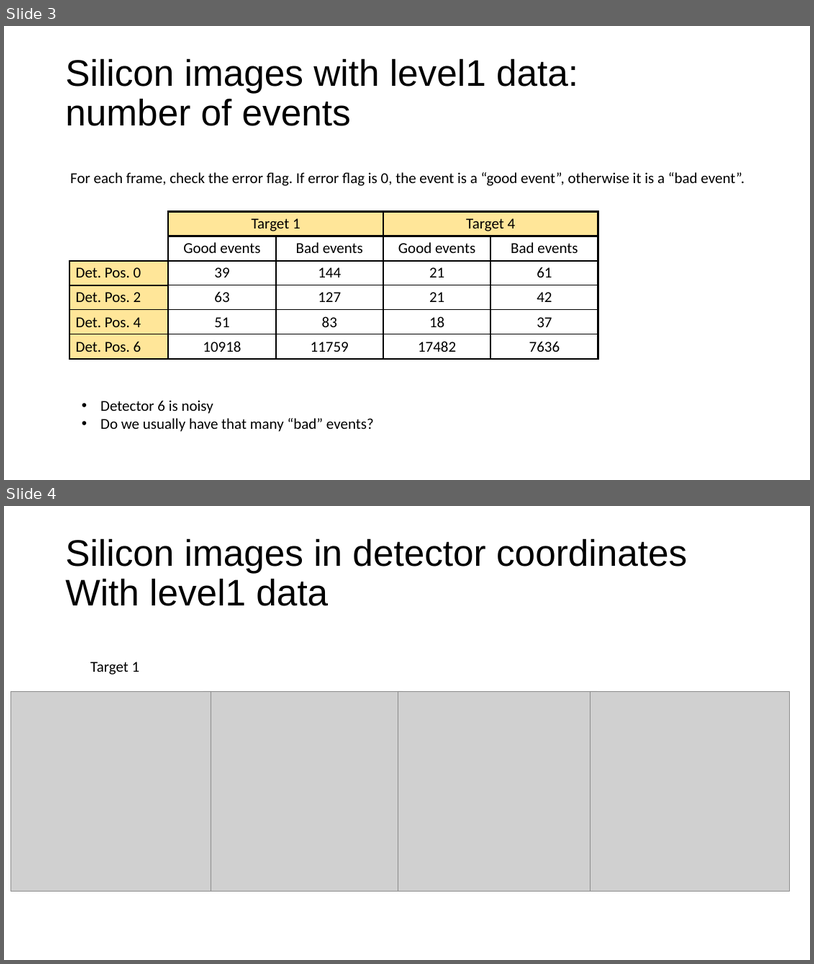
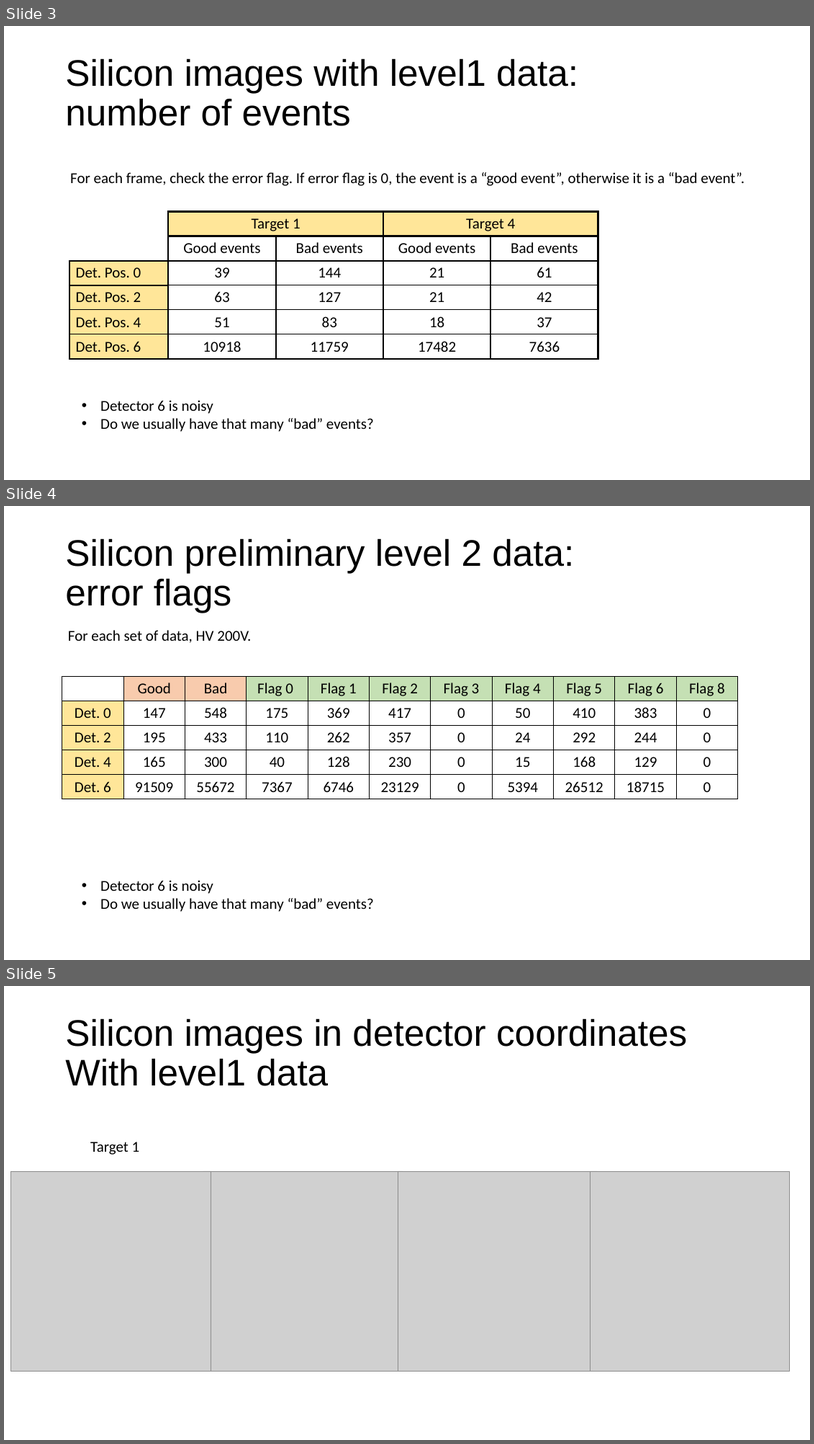
Before and after one commit to somusset/sophie_foxsi3_analysis, a slide deck: Preliminary images.pptx. Shown one above the other, each under a label of ours: slides 3 and 4 before the commit, slides 3, 4 and 5 after it. The pictures are 814x964 and 814x1444 pixels, drawn with LibreOffice and Linux fonts; fonts in the diff are those of the drawing; grey boxes stand for pictures. Boxes give left, top, right and bottom in pixels: in the first picture for what was removed or moved away, otherwise in the second. Text is boxed around its words. In the diff, an @@ line names an element or a change of style, - is before the commit and + after.

```diff
--- a/Preliminary images.pptx
+++ b/Preliminary images.pptx
@@ slide 4 added at (4, 506, 810, 960), background #FFFFFF @@
@@ title added at (65, 538, 574, 613), 44 pt, text #000000 @@
+Silicon preliminary level 2 data:
+error flags
@@ text added at (68, 630, 251, 643), 18 pt, text #000000 @@
+For each set of data, HV 200V.
@@ table added at (62, 677, 741, 800), 5 rows, 11 columns @@
+ | Good | Bad | Flag 0 | Flag 1 | Flag 2 | Flag 3 | Flag 4 | Flag 5 | Flag 6 | Flag 8
+Det. 0 | 147 | 548 | 175 | 369 | 417 | 0 | 50 | 410 | 383 | 0
+Det. 2 | 195 | 433 | 110 | 262 | 357 | 0 | 24 | 292 | 244 | 0
+Det. 4 | 165 | 300 | 40 | 128 | 230 | 0 | 15 | 168 | 129 | 0
+Det. 6 | 91509 | 55672 | 7367 | 6746 | 23129 | 0 | 5394 | 26512 | 18715 | 0
@@ text added at (100, 880, 374, 911), 18 pt, text #000000 @@
+• Detector 6 is noisy
+• Do we usually have that many “bad” events?
@@ what was slide 4 is now slide 5 @@
```
Also in this commit, not shown: 1 other slide added, 9 other files.
